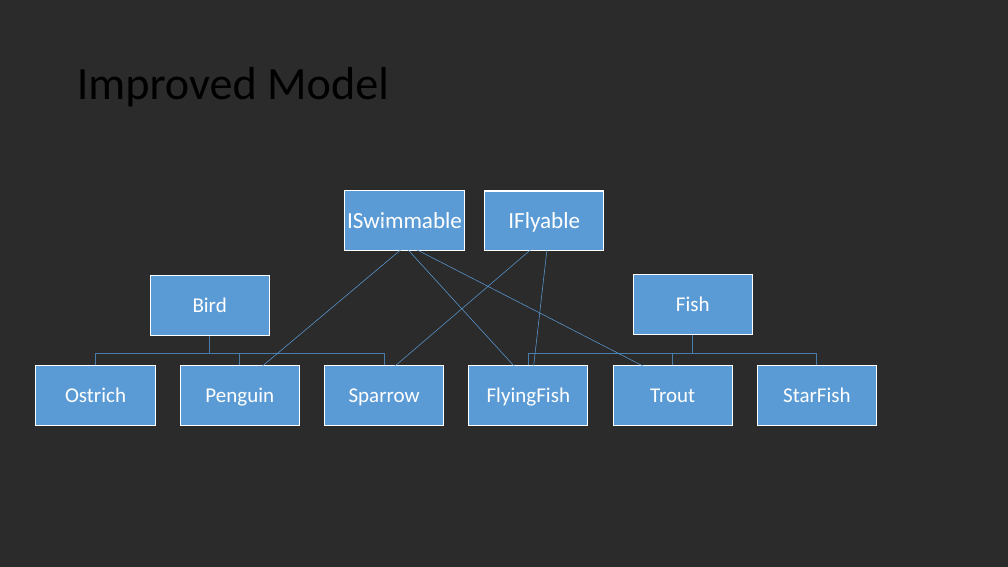
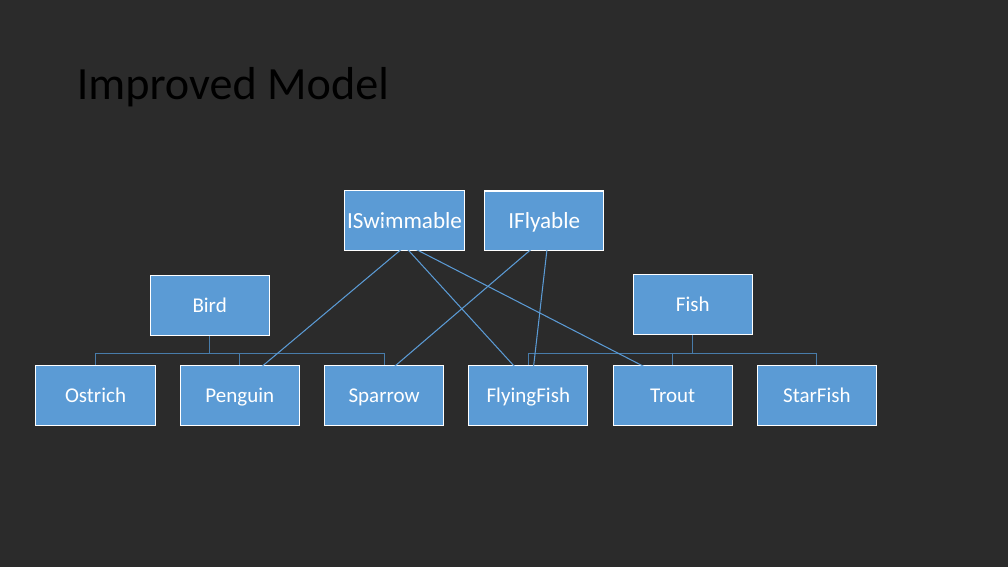
Before and after one commit to PhilipJordan/SOLID, a slide deck: slide 9 of Presentations/LI Redux.pptx. Drawn at 1008x567 pixels with LibreOffice and Linux fonts; fonts in the diff are those of the drawing; background and template pictures are left out; a plain dark background stands for a picture behind light text. Boxes give left, top, right and bottom in pixels: in the first picture for what was removed or moved away, otherwise in the second. Text is boxed around its words. In the diff, an @@ line names an element or a change of style, - is before the commit and + after.

```diff
--- a/Presentations/LI Redux.pptx
+++ b/Presentations/LI Redux.pptx
@@ line (383, 222) - (515, 368): stroke #5B9BD5 0.5 pt to #5B9BD5 1 pt @@
@@ line (404, 247) - (261, 368): stroke #5B9BD5 0.5 pt to #5B9BD5 1 pt @@
@@ line (534, 247) - (394, 368): stroke #5B9BD5 0.5 pt to #5B9BD5 1 pt @@
@@ line (412, 247) - (646, 368): stroke #5B9BD5 0.5 pt to #5B9BD5 1 pt @@
@@ line (547, 247) - (534, 368): stroke #5B9BD5 0.5 pt to #5B9BD5 1 pt @@
```
Also in this commit, not shown: 1 other slide changed.
